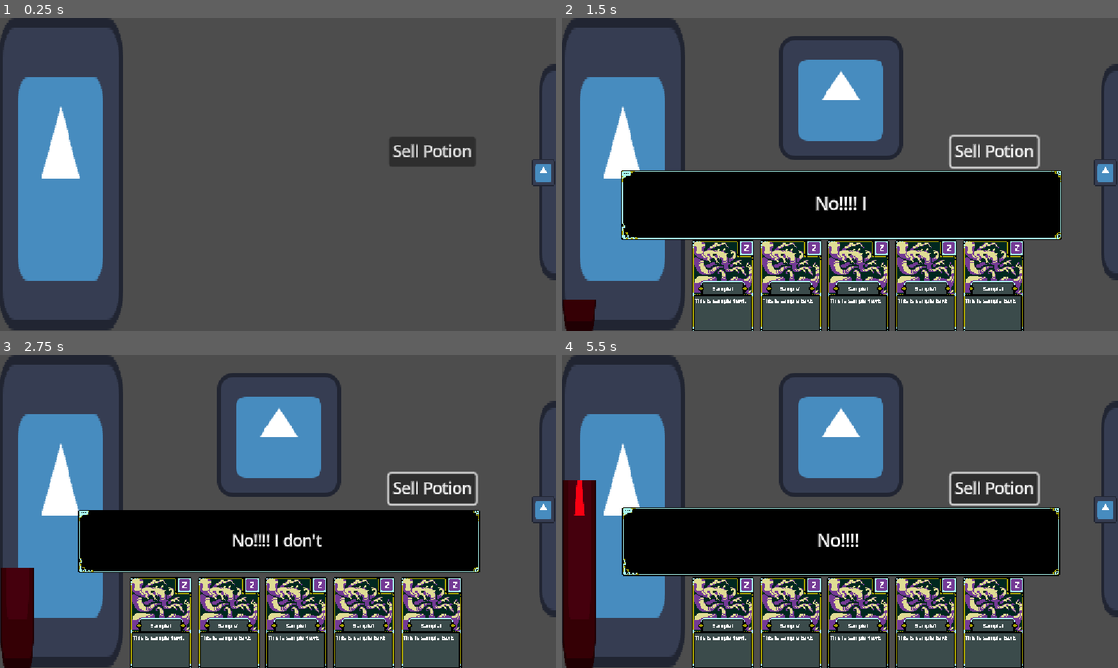
Above: before the commit, frames 1-4 (two rows, left to right).
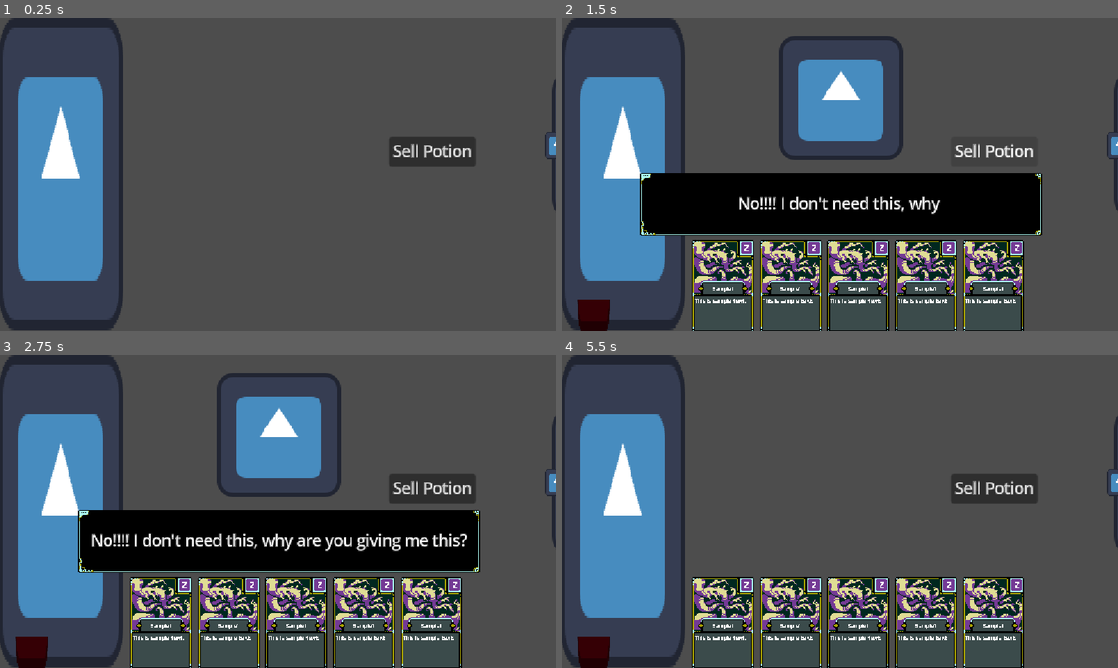
Above: after the commit, the same moments.

Repository: uGustaHd/CafeGJProject
Game: Godot game, scene res://Scenes/main.tscn
The game is run twice, just before and just after one commit, with the same random seed, the same clock (stepped at 60 frames per second) and the same inputs. The engine's default icon, where the game draws it, is replaced by a stand-in: a white triangle on a blue panel in a dark square.
Inputs (mouse positions are in pixels of both pictures, inside the frame that each line leads up to):
- Up to frame 1 (0.25 s): no input
- Up to frame 2 (1.5 s): click "Sell Potion" at 0.5 s; tap Enter (ui_accept) at 1.25 s; move the mouse to (962, 158) at 1.27 s; hold Right (ui_right) from 1.28 s (still down)
- Up to frame 3 (2.75 s): tap Enter (ui_accept) at 1.52, 2.27 s; move the mouse to (166, 527) at 2.02 s; release Right (ui_right) at 2.03 s; hold Down (ui_down) from 2.03 s (still down)
- Up to frame 4 (5.5 s): move the mouse to (895, 442) at 2.77 s; release Down (ui_down) at 2.78 s; hold Right (ui_right) 2.78-3.53 s; move the mouse to (812, 574) at 3.52 s; hold Up (ui_up) 3.53-4.28 s; tap Enter (ui_accept) at 3.77, 4.52, 5.27 s; move the mouse to (1006, 558) at 4.27 s; hold Down (ui_down) from 4.28 s (still down); move the mouse to (673, 464) at 5.02 s

The runs differ from the first frame. In frame 1, 0.9% of the frame differs, in the area x 95-100%, y 14-84%; in frame 2, 6.0%; in frame 3, 4.5%; in frame 4, 27%, in the area x 0-100%, y 5-100%.

Commit message:
Add initial day cycle logic [WIP]

Diff:
--- a/Scenes/main.tscn
+++ b/Scenes/main.tscn
@@ -2,7 +2,7 @@
 
 [ext_resource type="Script" uid="uid://dbtic8k4hhs0a" path="res://Scripts/main.gd" id="1_8gbba"]
 [ext_resource type="PackedScene" uid="uid://df1d5o4oc5m1e" path="res://Scenes/Customers/customer_manager.tscn" id="1_jjgbg"]
-[ext_resource type="PackedScene" uid="uid://ucuv03tdxv54" path="res://Scenes/Customers/Customer.tscn" id="2_bo1nx"]
+[ext_resource type="PackedScene" uid="uid://ucuv03tdxv54" path="res://Scenes/Customers/customer.tscn" id="2_bo1nx"]
 [ext_resource type="Script" uid="uid://ciewvhcpryhfs" path="res://Scripts/Cards/card_manager.gd" id="4_jjvhh"]
 [ext_resource type="Script" uid="uid://cilybldurbx2h" path="res://card system/misc/potion_holder.gd" id="5_kry3j"]
 [ext_resource type="Script" uid="uid://c3qc2yexgw8c2" path="res://card system/piles/deck_holder.gd" id="6_hptm8"]
@@ -41,6 +41,7 @@
 offset_top = 123.0
 offset_right = 493.0
 offset_bottom = 154.0
+focus_mode = 0
 text = "Sell Potion"
 
 [node name="DeckHolder" type="Node2D" parent="CardManager"]
@@ -54,6 +55,7 @@
 
 [node name="HandUI" type="Control" parent="CardManager/HandHolder"]
 layout_mode = 3
+anchors_preset = 0
 offset_left = 135.0
 offset_top = 230.0
 offset_right = 500.0
@@ -85,13 +87,14 @@
 [node name="SlideKillPanel" type="TextureRect" parent="UIControl"]
 layout_mode = 1
 anchors_preset = -1
-anchor_left = 13.95
-anchor_top = 1.2
-anchor_right = 17.15
-anchor_bottom = 6.775
+anchor_left = 14.3
+anchor_top = 1.425
+anchor_right = 16.8
+anchor_bottom = 5.15
 grow_horizontal = 2
 grow_vertical = 2
 texture = ExtResource("7_6bp64")
+expand_mode = 1
 script = ExtResource("8_344ge")
 metadata/_edit_use_anchors_ = true
 
@@ -113,11 +116,11 @@
 
 [node name="KillButton" type="TextureButton" parent="UIControl/SlideKillPanel"]
 layout_mode = 1
-anchors_preset = 8
-anchor_left = 0.5
-anchor_top = 0.5
+anchors_preset = -1
+anchor_left = 0.53
+anchor_top = 0.7080537
 anchor_right = 0.5
-anchor_bottom = 0.5
+anchor_bottom = 0.23154363
 offset_left = -47.0
 offset_top = -101.5
 offset_right = 44.0
@@ -150,9 +153,9 @@
 anchors_preset = 4
 anchor_top = 0.5
 anchor_bottom = 0.5
-offset_left = 52.0
+offset_left = 79.0
 offset_top = -165.0
-offset_right = 86.0
+offset_right = 113.0
 offset_bottom = 158.5
 grow_vertical = 2
 fill_mode = 3
@@ -167,9 +170,9 @@
 anchor_top = 0.5
 anchor_right = 1.0
 anchor_bottom = 0.5
-offset_left = -127.0
+offset_left = -112.0
 offset_top = -165.0
-offset_right = -93.0
+offset_right = -78.0
 offset_bottom = 159.0
 grow_horizontal = 0
 grow_vertical = 2
--- a/Scenes/slide_kill_panel.gd
+++ b/Scenes/slide_kill_panel.gd
@@ -2,7 +2,9 @@
 
 var pos_open := Vector2(1027, 252)
 var pos_closed := Vector2(1142, 252)
-
+func _ready() -> void:
+	pos_closed = position
+	pos_open = pos_closed - Vector2(90,0)
 func _on_arrow_button_pressed() -> void:
 
 	var tween = get_tree().create_tween()
--- a/Scripts/Customers/Customer.gd
+++ b/Scripts/Customers/Customer.gd
@@ -15,7 +15,7 @@
 		$Sprite2D.texture = customer_data.sprite
 		#NOTE: Currently only generates a potion of difficulty 1 every time.
 		var new_request = Potion.new()
-		new_request.generate_potion(1)
+		new_request.generate_potion(Global.get_difficulty())
 		current_request = new_request
 		#request_text = _build_request_text(Potion.new()) #"I want \n" + str(current_request.get("Blue")) + "x Blue\n" +  str(current_request.get("Green")) + "x Green\n" + str(current_request.get("Red")) + "x Red"
 		request_box.visible = false
@@ -101,6 +101,9 @@
 	request_box.visible = false
 	dialog.dialog_finished.connect(Callable(self, "_on_dialog_finished"))
 	joy_anguish_meters.update()
+
+
+
 func _on_dialog_finished():
 	emit_signal("finished")
 
--- a/Scripts/Customers/customer_manager.gd
+++ b/Scripts/Customers/customer_manager.gd
@@ -4,11 +4,20 @@
 
 @onready var Dealer = $"../CardManager/DeckHolder/Dealer"
 
+
+
+
 @export var customer_scene: PackedScene
 @export var spawn_position: Node2D
 @export var spawn_delay: float = 3
 
+var customer_per_day := 5
+var customers_served_today := 0
 var current_customer: Node = null
+
+func start_day():
+	customers_served_today = 0
+	spawn_customer()
 
 func _ready() -> void:
 	customer_spawned.connect(Dealer.on_customer_spawned)
@@ -19,13 +28,21 @@
 #	spawn_customer()
 
 func spawn_customer():
-	if current_customer != null: current_customer.queue_free()
-	current_customer = customer_scene.instantiate();
-	get_tree().current_scene.add_child(current_customer)
-	current_customer.position = spawn_position.position
-	current_customer.connect("finished", Callable(self, "_on_customer_finished"))
+	if customers_served_today < customer_per_day:
+		if current_customer != null: current_customer.queue_free()
+		current_customer = customer_scene.instantiate();
+		get_tree().current_scene.add_child(current_customer)
+		current_customer.position = spawn_position.position
+		current_customer.connect("finished", Callable(self, "_on_customer_finished"))
+		customer_spawned.emit()
+	else:
+		end_day()
 
-	customer_spawned.emit()
+func end_day():
+
+	Global.day += 1
+	#TODO: Show day report
+	#TODO: Go to cards shop
 
 
 func _on_customer_finished():
@@ -33,6 +50,7 @@
 	current_customer.queue_free()
 	current_customer = null
 	#New npc spawn delay
+	customers_served_today += 1
 	await get_tree().create_timer(spawn_delay).timeout
 	spawn_customer()
 
--- a/Scripts/global.gd
+++ b/Scripts/global.gd
@@ -3,8 +3,21 @@
 var gold    : int = 0
 var joy     : float = 0
 var anguish : float = 0
-var day     : int = 0
+var day     : int = 1
 
+func get_difficulty() -> int:
+#NOTE: I think the game will have only 7 days
+	match day:
+		1, 2:
+			return 1
+		3, 4:
+			return 2
+		5, 6:
+			return 3
+		7:
+			return 4
+		_:
+			return 4
 func add_joy(value):
 	joy += max(0, joy + value)
 
--- a/card system/piles/deck_holder.gd
+++ b/card system/piles/deck_holder.gd
@@ -32,7 +32,11 @@
 		return drawn_card
 
 func shuffle_in_discard():
-	held_pile.append(DiscardHolder.held_pile.take_all())
+	#FIX: held_pile is a Resource, not an Array.
+	#Cards are stored inside held_pile.card_array, so we need to append to that instead.
+	#held_pile.append(DiscardHolder.held_pile.take_all())
+	var discarted_cards = DiscardHolder.held_pile.take_all()
+	held_pile.card_array.append_array(discarted_cards)
 
 func _ready() -> void:
 	# If player has no cards, they get the starting deck on scene ready
